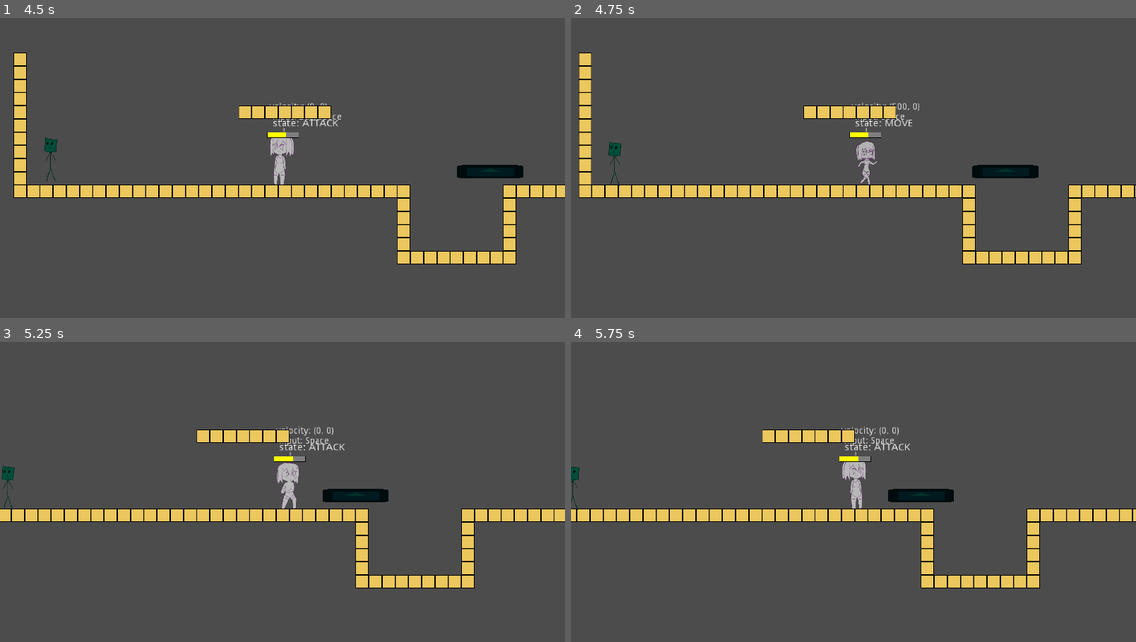
Above: before the commit, frames 1-4 (two rows, left to right).
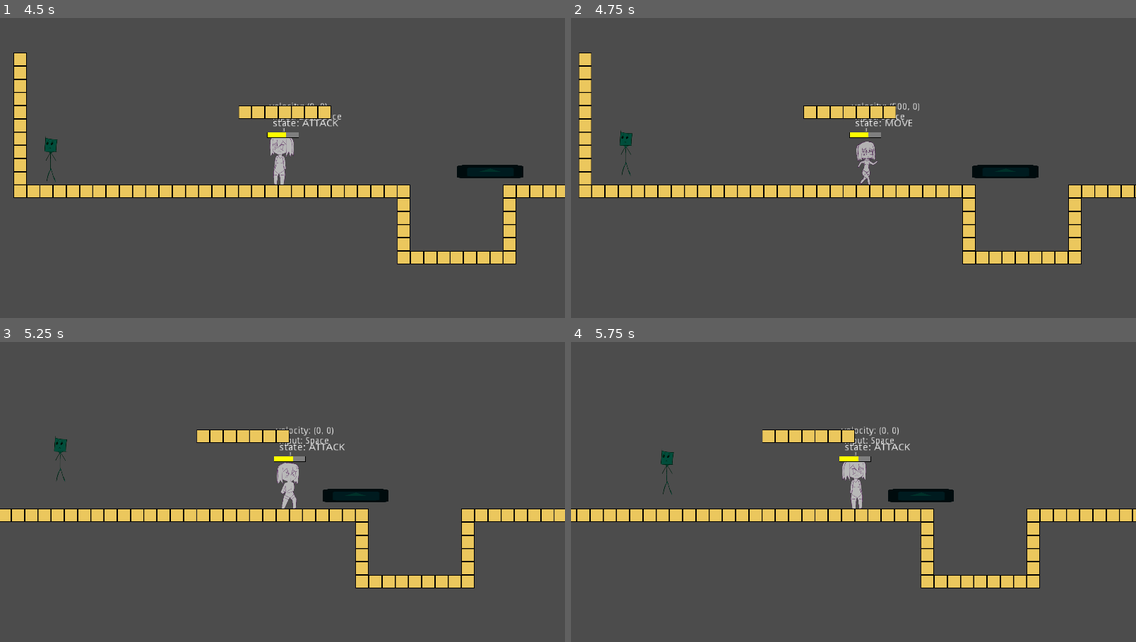
Above: after the commit, the same moments.

Repository: BeatMil/Mugi-again
Game: Godot game, scene res://scene/dew_intro.tscn
The game is run twice, just before and just after one commit, with the same random seed, the same clock (stepped at 60 frames per second) and the same inputs. The engine's default icon, where the game draws it, is replaced by a stand-in: a white triangle on a blue panel in a dark square.
Inputs:
- Up to frame 1 (4.5 s): tap Enter (ui_accept) at 0.5, 0.77, 1.52, 3.02, 3.77 s; hold Space 0.53-1.28 s; hold Right (ui_right) 0.53-2.03 s; tap K (attack02) at 1.35 s; tap Space at 1.55, 2.3, 2.85, 3.8 s; hold L (block) 2.03-2.78 s; hold Left (ui_left) 2.03-4.28 s; hold R 3.53-4.28 s; hold Right (ui_right) from 4.28 s (still down); tap Backspace at 4.35 s
- Up to frame 2 (4.75 s): keep holding Right (ui_right); tap Enter (ui_accept) at 4.52 s; tap Space at 4.55 s
- Up to frame 3 (5.25 s): keep holding Right (ui_right); hold Space from 5.03 s (still down)
- Up to frame 4 (5.75 s): keep holding Right (ui_right); keep holding Space

Frame 1 is identical in both runs. In frame 2, 0.2% of the frame differs, in the area x 6-11%, y 37-56%; in frame 3, 0.2%; in frame 4, 0.2%.
Error before the commit: Invalid get index 'direction' (on base: 'null instance'). (res://script/PaperMask02.gd:93)

Commit message:
fix papermask02 misplace node position

Diff:
--- a/scene/stage02.tscn
+++ b/scene/stage02.tscn
@@ -75,7 +75,7 @@
 [node name="SfxBlock" type="AudioStreamPlayer" parent="sound_nodes"]
 script = ExtResource( 7 )
 
-[node name="PaperMask02" parent="sound_nodes" instance=ExtResource( 3 )]
+[node name="PaperMask02" parent="." instance=ExtResource( 3 )]
 position = Vector2( 448, 544 )
 [connection signal="damaged" from="Player" to="sound_nodes/SfxBlock" method="_on_Player_damaged"]
 [connection signal="dead" from="Player" to="sound_nodes/AudioBlock" method="_on_Player_dead"]
